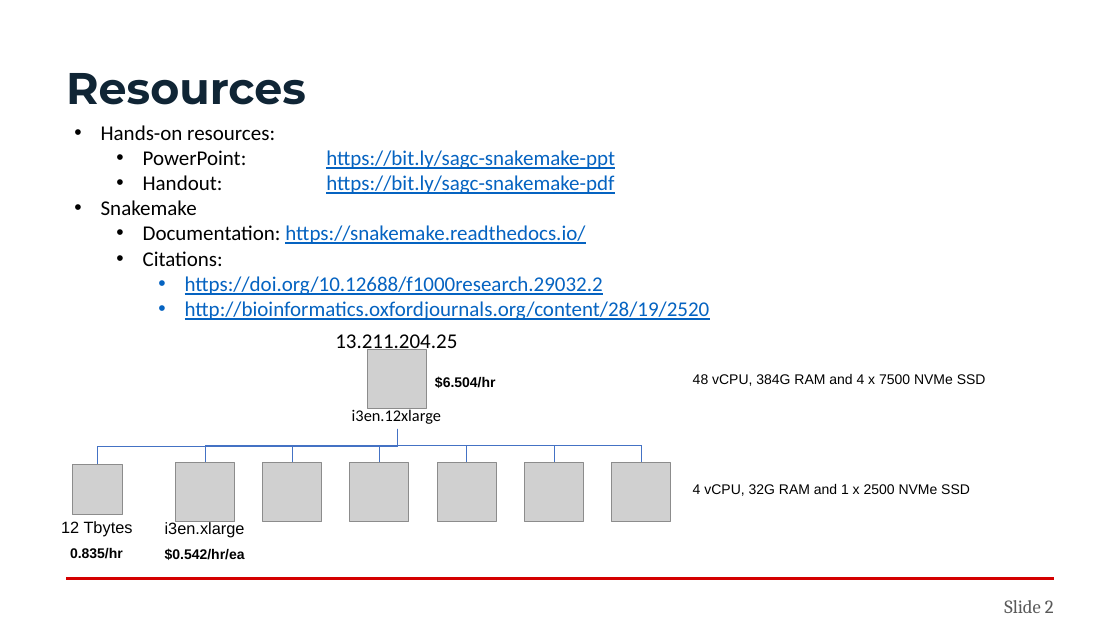
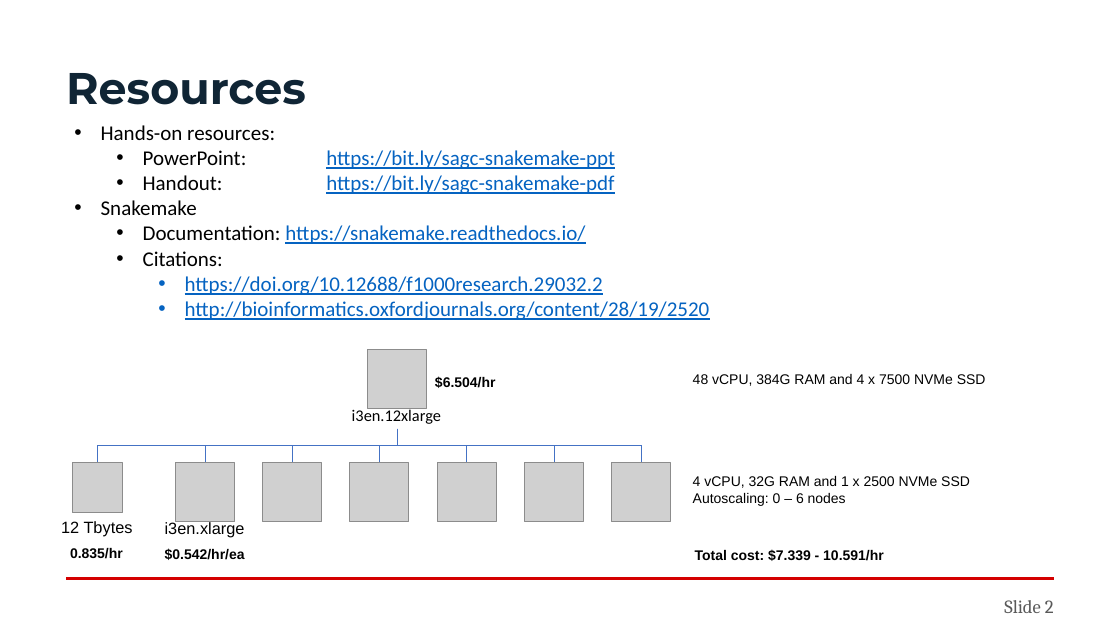
Before and after one commit to sagc-bioinformatics/2022-snakemake-workshop, a slide deck: slide 2 of Snakemake.ppsx. Drawn at 1120x630 pixels with LibreOffice and Linux fonts; fonts in the diff are those of the drawing; grey boxes stand for pictures. Boxes give left, top, right and bottom in pixels: in the first picture for what was removed or moved away, otherwise in the second. Text is boxed around its words. In the diff, an @@ line names an element or a change of style, - is before the commit and + after.

```diff
--- a/Snakemake.ppsx
+++ b/Snakemake.ppsx
@@ text removed at [335, 334, 457, 355] @@
-13.211.204.25
@@ elbow line (397, 429) - (97, 463): route changed @@
@@ text "4 vCPU, 32G RAM and ...": place and size @@
-text "4 vCPU, 32G RAM and ..." at [693, 484, 970, 496]
+text "4 vCPU, 32G RAM and ..." at [693, 476, 970, 506]
@@ text at [693, 493, 846, 506]: paragraph added @@
+Autoscaling: 0 – 6 nodes
@@ text added at [695, 549, 884, 561], 12 pt, text #000000, bold @@
+Total cost: $7.339 - 10.591/hr
```
Also in this commit, not shown: 1 other file.
